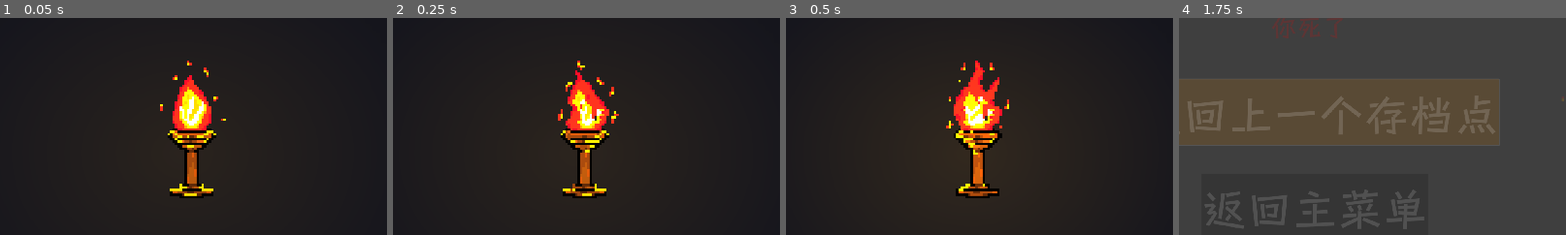
Above: before the commit, frames 1-4 (left to right).
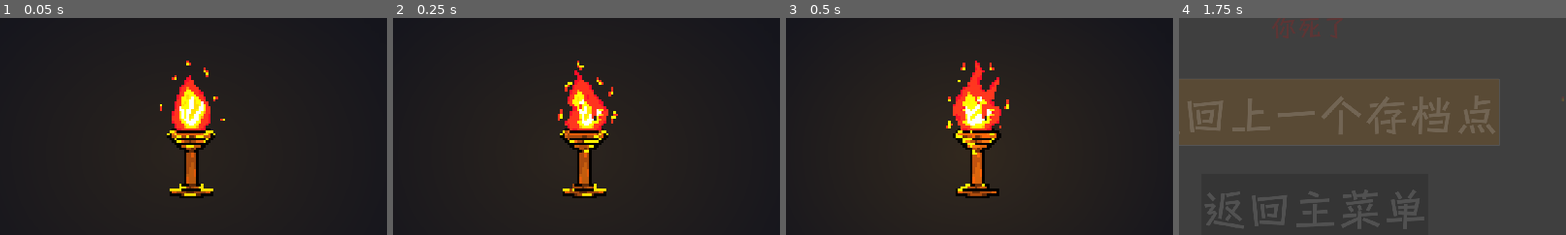
Above: after the commit, the same moments.

Repository: jingxin-anze/light-jump
Game: Godot game, scene res://Scenes/Main/Main.tscn
The game is run twice, just before and just after one commit, with the same random seed, the same clock (stepped at 60 frames per second) and the same inputs. This scene is started directly instead of the project's main scene. Sound files missing from this copy of the repository are replaced by a short silence.
Inputs:
- Up to frame 1 (0.05 s): no input
- Up to frame 2 (0.25 s): no input
- Up to frame 3 (0.5 s): no input
- Up to frame 4 (1.75 s): click "start" at 0.5 s; click "返回上一个存档点" at 1.25 s
The pictures show only the part of the screen within x 34-84%, y 24-74%; the shares and areas given below are measured in that part.

The runs differ from the first frame. In frame 1, 0.5% of the frame differs, in the area x 41-59%, y 19-83%; in frame 2, 0.6%, in the area x 43-59%, y 19-83%; in frame 3, 0.6%; in frame 4, nothing differs.
Error in both runs: Cannot call method 'create_tween' on a null value. (res://Scenes/Ui/AnimationComponent.gd:130)

Commit message:
上传旋转控制器

Diff:
--- a/Scenes/Main/Main.tscn
+++ b/Scenes/Main/Main.tscn
@@ -17,7 +17,7 @@
 [node name="Player" parent="." instance=ExtResource("1_bx366")]
 
 [node name="LightBackground" parent="." instance=ExtResource("2_l85e7")]
-position = Vector2(1140, 519)
+position = Vector2(1138, 519)
 scale = Vector2(2, 2)
 
 [node name="MainUI" parent="." instance=ExtResource("2_4i7x4")]
Binary file added: Scenes/controller2/Resouces/ctroller2-Sheet.png
Not shown, added: Scenes/controller2/Resouces/ctroller2-Sheet.png.import
